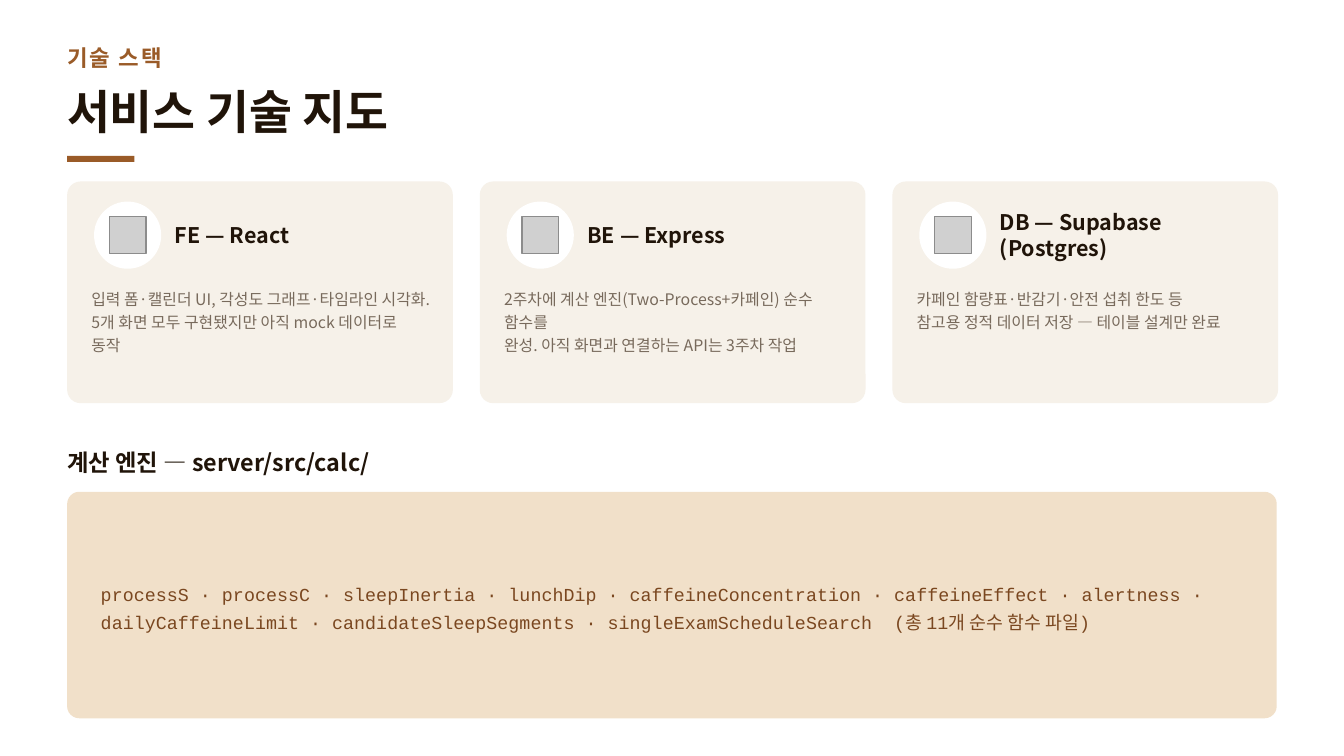
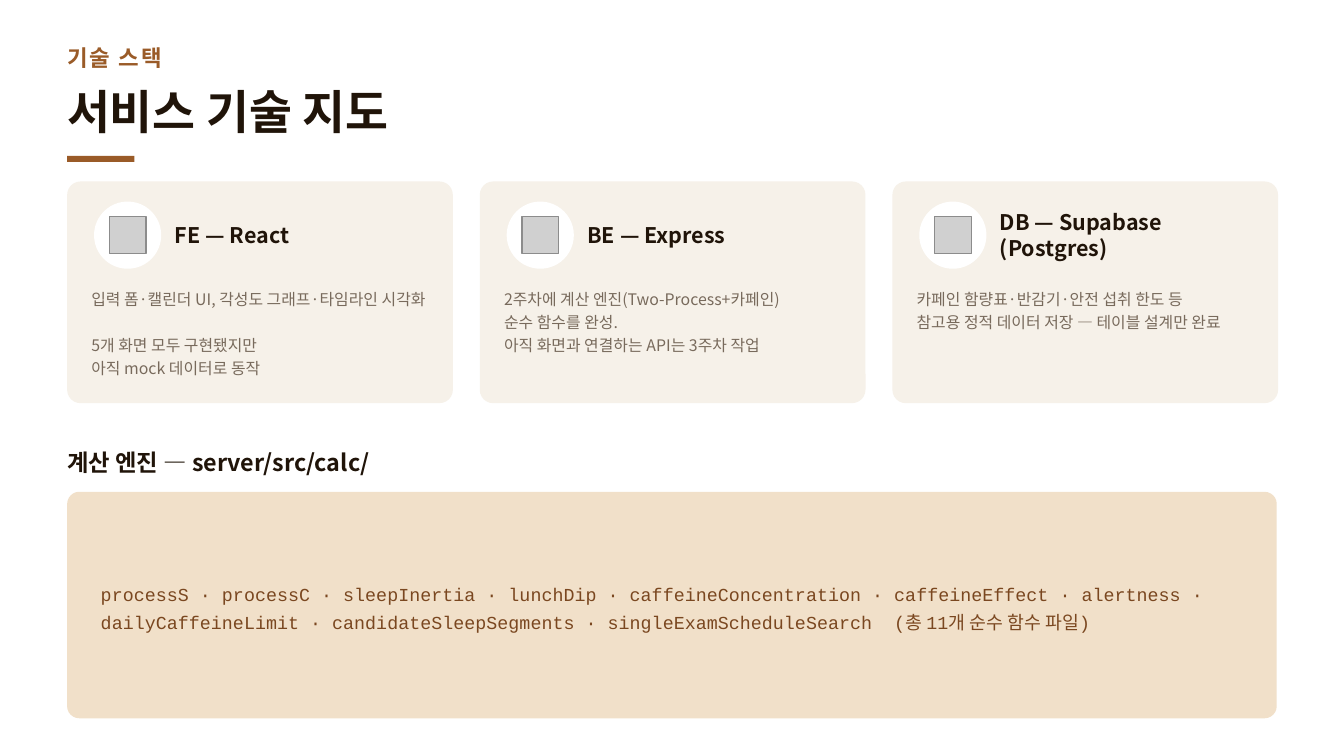
Before and after one commit to Mureung1/hub-showcase, a slide deck: slide 6 of exam-cram-scheduler/docs/presentation/2주차_진행공유.pptx (slide 5 before the commit). Drawn at 1344x756 pixels with LibreOffice and Linux fonts; fonts in the diff are those of the drawing; grey boxes stand for pictures. Boxes give left, top, right and bottom in pixels: in the first picture for what was removed or moved away, otherwise in the second. Text is boxed around its words. In the diff, an @@ line names an element or a change of style, - is before the commit and + after.

```diff
--- a/exam-cram-scheduler/docs/presentation/2주차_진행공유.pptx
+++ b/exam-cram-scheduler/docs/presentation/2주차_진행공유.pptx
@@ text at [91, 292, 426, 375]: text changed @@
-입력 폼·캘린더 UI, 각성도 그래프·타임라인 시각화.
-5개 화면 모두 구현됐지만 아직 mock 데이터로 동작
+입력 폼·캘린더 UI, 각성도 그래프·타임라인 시각화
+5개 화면 모두 구현됐지만
+아직 mock 데이터로 동작
@@ text at [504, 292, 780, 352]: text changed @@
-2주차에 계산 엔진(Two-Process+카페인) 순수 함수를
-완성. 아직 화면과 연결하는 API는 3주차 작업
+2주차에 계산 엔진(Two-Process+카페인)
+순수 함수를 완성.
+아직 화면과 연결하는 API는 3주차 작업
```
Also in this commit, not shown: 10 other slides changed, 18 slides added, 2 other files.
